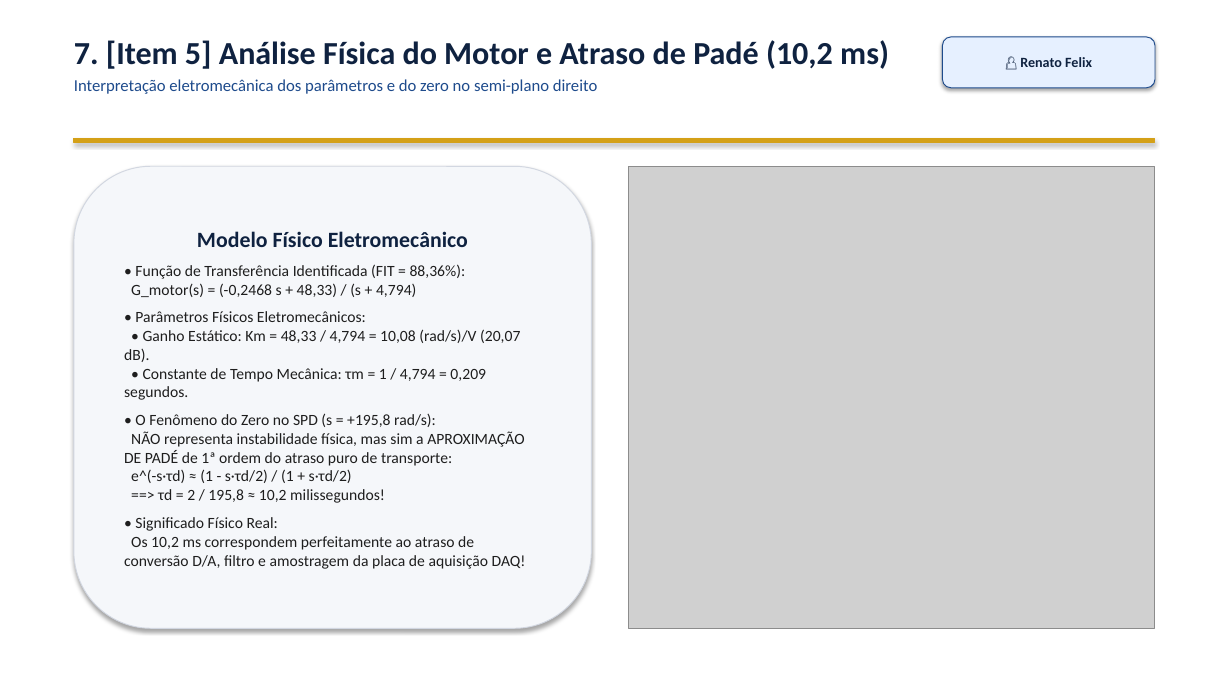
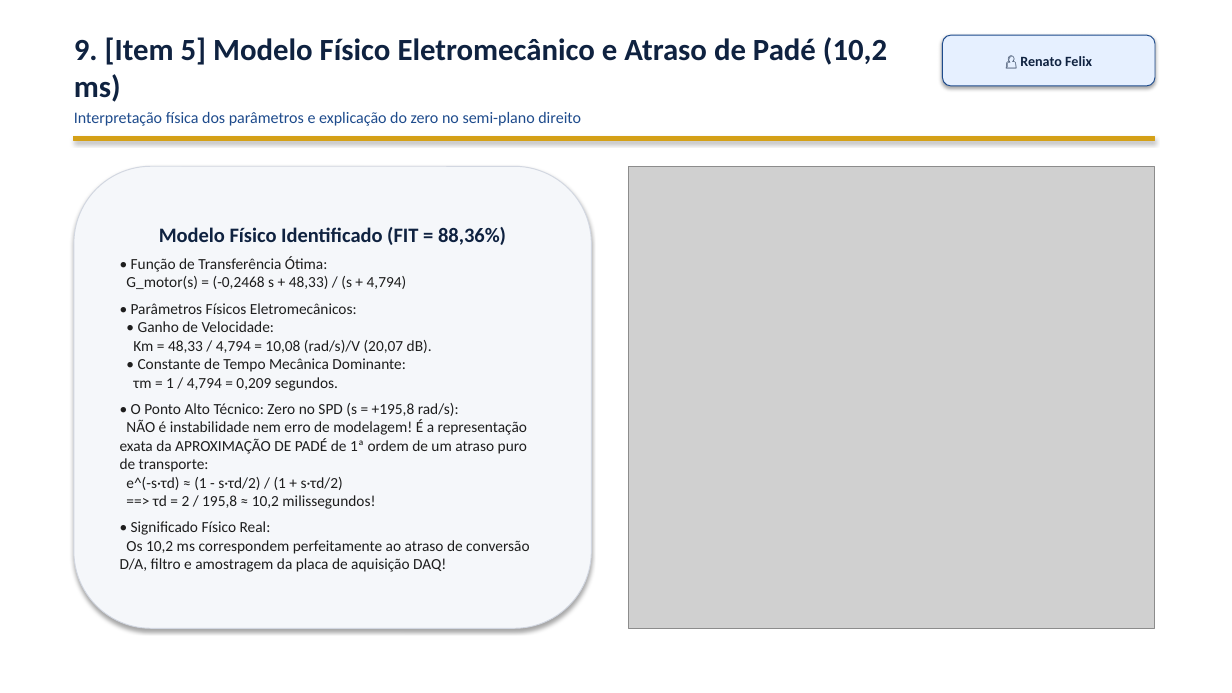
Before and after one commit to VPariz/masd-identificacao-n2cacgo, a slide deck: slide 10 of apresentacao/apresentacao_MASD_N2CACGO_IME.pptx (slide 8 before the commit). Drawn at 1232x693 pixels with LibreOffice and Linux fonts; fonts in the diff are those of the drawing; grey boxes stand for pictures. Boxes give left, top, right and bottom in pixels: in the first picture for what was removed or moved away, otherwise in the second. Text is boxed around its words. In the diff, an @@ line names an element or a change of style, - is before the commit and + after.

Commit message:
feat: expande apresentacao PowerPoint para 13 slides com print do Simulink, explicacao do codigo MATLAB e detalhes dos dados do motor CC

```diff
--- a/apresentacao/apresentacao_MASD_N2CACGO_IME.pptx
+++ b/apresentacao/apresentacao_MASD_N2CACGO_IME.pptx
@@ text at (74,37,887,126): text changed; size 13 to 12.5 pt @@
-7. [Item 5] Análise Física do Motor e Atraso de Padé (10,2 ms)
-Interpretação eletromecânica dos parâmetros e do zero no semi-plano direito
+9. [Item 5] Modelo Físico Eletromecânico e Atraso de Padé (10,2 ms)
+Interpretação física dos parâmetros e explicação do zero no semi-plano direito
@@ text in rounded rectangle at (120,227,527,509): text changed; size 12.2 to 12 pt @@
-Modelo Físico Eletromecânico
-• Função de Transferência Identificada (FIT = 88,36%):
-G_motor(s) = (-0,2468 s + 48,33) / (s + 4,794)
-• Parâmetros Físicos Eletromecânicos:
-• Ganho Estático: Km = 48,33 / 4,794 = 10,08 (rad/s)/V (20,07 dB).
-• Constante de Tempo Mecânica: τm = 1 / 4,794 = 0,209 segundos.
-• O Fenômeno do Zero no SPD (s = +195,8 rad/s):
-NÃO representa instabilidade física, mas sim a APROXIMAÇÃO DE PADÉ de 1ª ordem do atraso puro de transporte:
-e^(-s·τd) ≈ (1 - s·τd/2) / (1 + s·τd/2)
-==> τd = 2 / 195,8 ≈ 10,2 milissegundos!
+Modelo Físico Identificado (FIT = 88,36%)
+• Função de Transferência Ótima:
+G_motor(s) = (-0,2468 s + 48,33) / (s + 4,794)
+• Parâmetros Físicos Eletromecânicos:
+• Ganho de Velocidade:
+Km = 48,33 / 4,794 = 10,08 (rad/s)/V (20,07 dB).
+• Constante de Tempo Mecânica Dominante:
+τm = 1 / 4,794 = 0,209 segundos.
+• O Ponto Alto Técnico: Zero no SPD (s = +195,8 rad/s):
+NÃO é instabilidade nem erro de modelagem! É a representação exata da APROXIMAÇÃO DE PADÉ de 1ª ordem de um atraso puro de transporte:
+e^(-s·τd) ≈ (1 - s·τd/2) / (1 + s·τd/2)
+==> τd = 2 / 195,8 ≈ 10,2 milissegundos!
@@ text in rounded rectangle at (120,521,529,572): size 12.2 to 12 pt in "• Significado Físico Real: Os 10,2 ms ..."; less space between paragraphs @@
```
Also in this commit, not shown: 6 other slides changed, 6 slides added, 3 slides removed, 4 other files.
